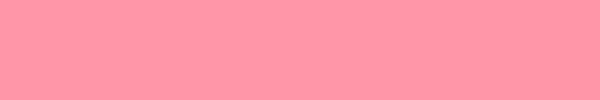
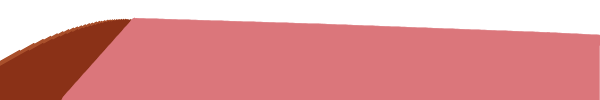
Layers edited between the first and the second 600px x 100px image:
removed layer "Background" over [0,0,600,100]
added layer "Layer" above "Layer #2" over [61,17,600,100]
added layer "Layer #2" (multiply, 55%) above "Layer #1" over [0,17,163,100]
added layer "Layer #1" above "outline" over [0,17,154,100]
